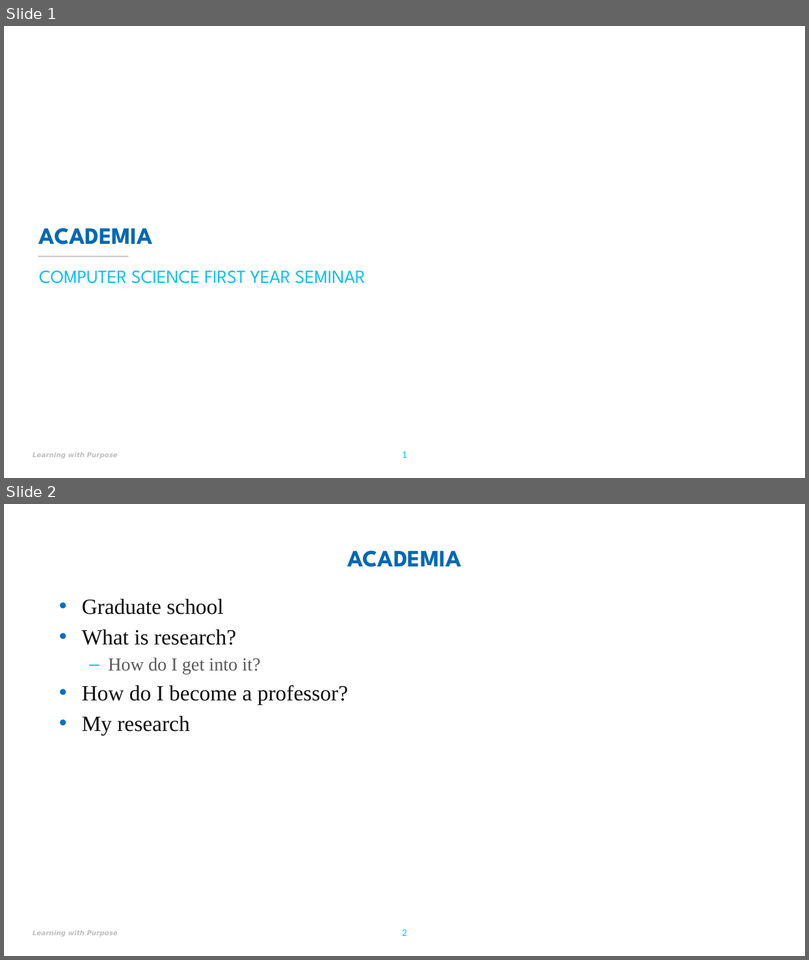
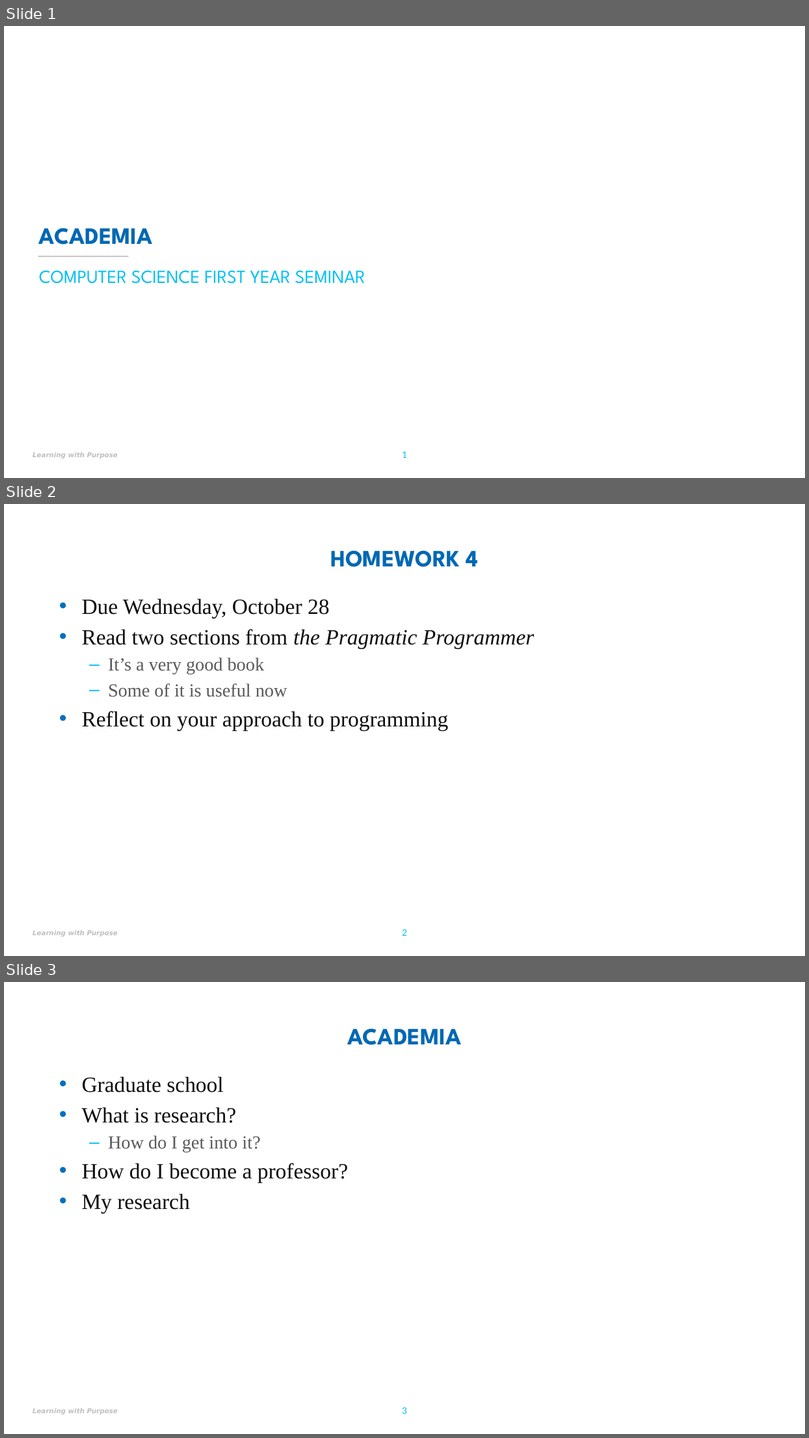
Before and after one commit to jdalyuml/fys-cs, a slide deck: notes/Week7-academia.pptx. Shown one above the other, each under a label of ours: slides 1 and 2 before the commit, slides 1, 2 and 3 after it. The pictures are 809x960 and 809x1438 pixels, drawn with LibreOffice and Linux fonts; fonts in the diff are those of the drawing; background and template pictures are left out. Boxes give left, top, right and bottom in pixels: in the first picture for what was removed or moved away, otherwise in the second. Text is boxed around its words. In the diff, an @@ line names an element or a change of style, - is before the commit and + after.

```diff
--- a/notes/Week7-academia.pptx
+++ b/notes/Week7-academia.pptx
@@ slide 2 added at [4, 504, 805, 956], background picture (left out); not listed: 1 template element that a slide beside it also shows @@
@@ title added at [330, 550, 478, 567], 28 pt, text #0068B3, bold @@
+HOMEWORK 4
@@ text added at [82, 598, 534, 730], 26 pt, text #0D0D0D @@
+• Due Wednesday, October 28
+• Read two sections from the Pragmatic Programmer
+  – It’s a very good book
+  – Some of it is useful now
+• Reflect on your approach to programming
@@ page number added at [402, 929, 407, 936], 12 pt, text #00C0F3 @@
+2
@@ what was slide 2 is now slide 3 @@
@@ page number at [402, 1407, 407, 1414]: text changed @@
-2
+3
```
Also in this commit, not shown: 2 other files.
